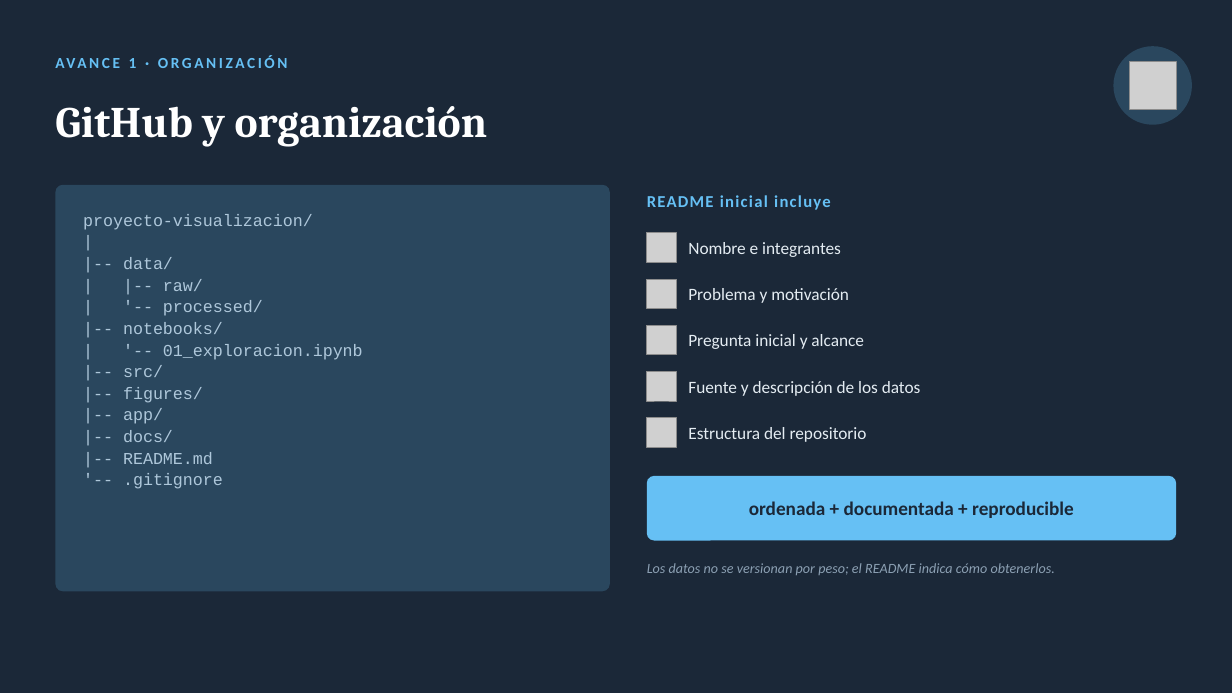
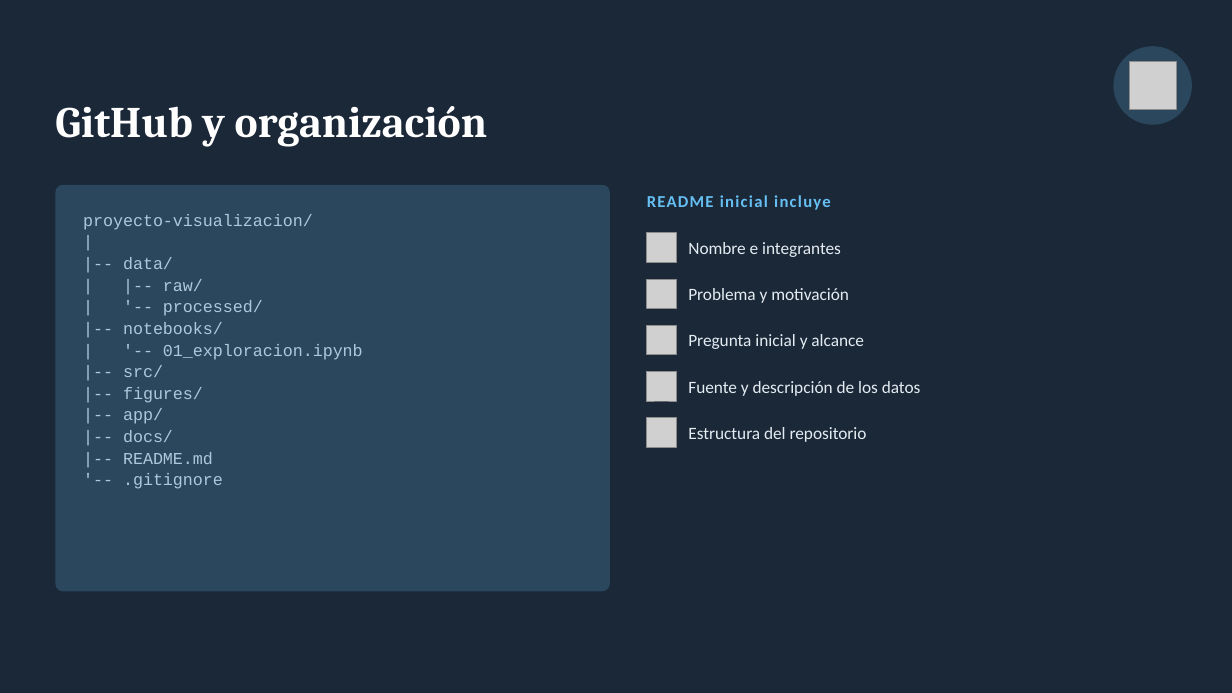
Before and after one commit to MaxiBonoUSM/Radiografia-Steam, a slide deck: slide 6 of docs/Radiografía Steam.pptx. Drawn at 1232x693 pixels with LibreOffice and Linux fonts; fonts in the diff are those of the drawing; grey boxes stand for pictures. Boxes give left, top, right and bottom in pixels: in the first picture for what was removed or moved away, otherwise in the second. Text is boxed around its words. In the diff, an @@ line names an element or a change of style, - is before the commit and + after.

```diff
--- a/docs/Radiografía Steam.pptx
+++ b/docs/Radiografía Steam.pptx
@@ text removed at (129,58,487,147) @@
-AVANCE 1 · ORGANIZACIÓN
@@ rounded rectangle removed at (647,476,1177,541) @@
@@ text removed at (749,501,1074,518) @@
-ordenada + documentada + reproducible
@@ text removed at (647,563,1055,575) @@
-Los datos no se versionan por peso; el README indica cómo obtenerlos.
```
Also in this commit, not shown: 3 other slides changed.
